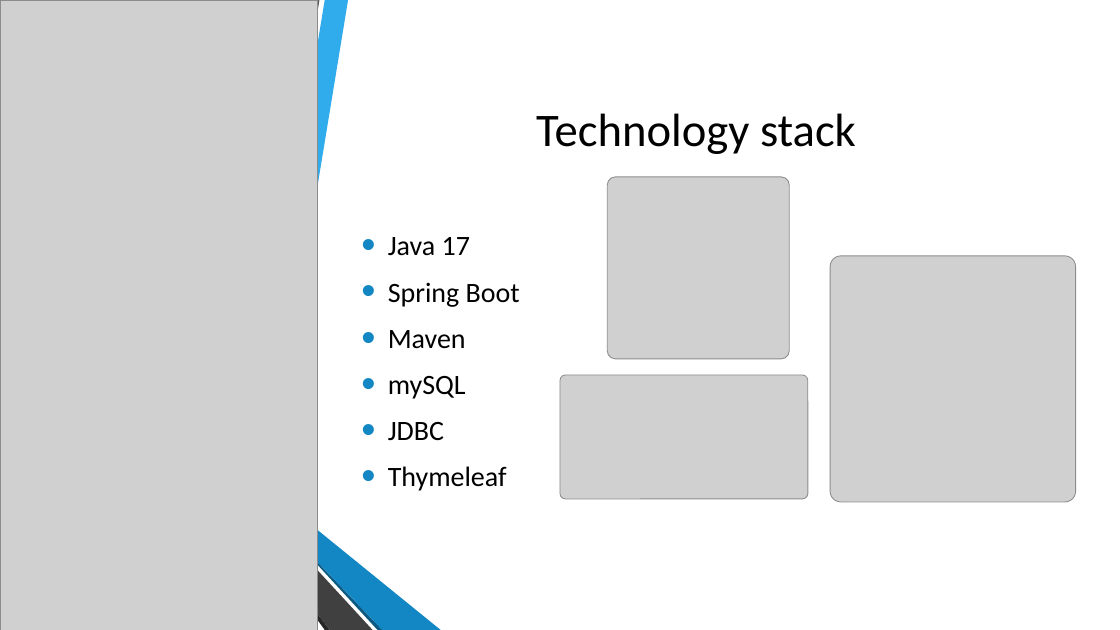
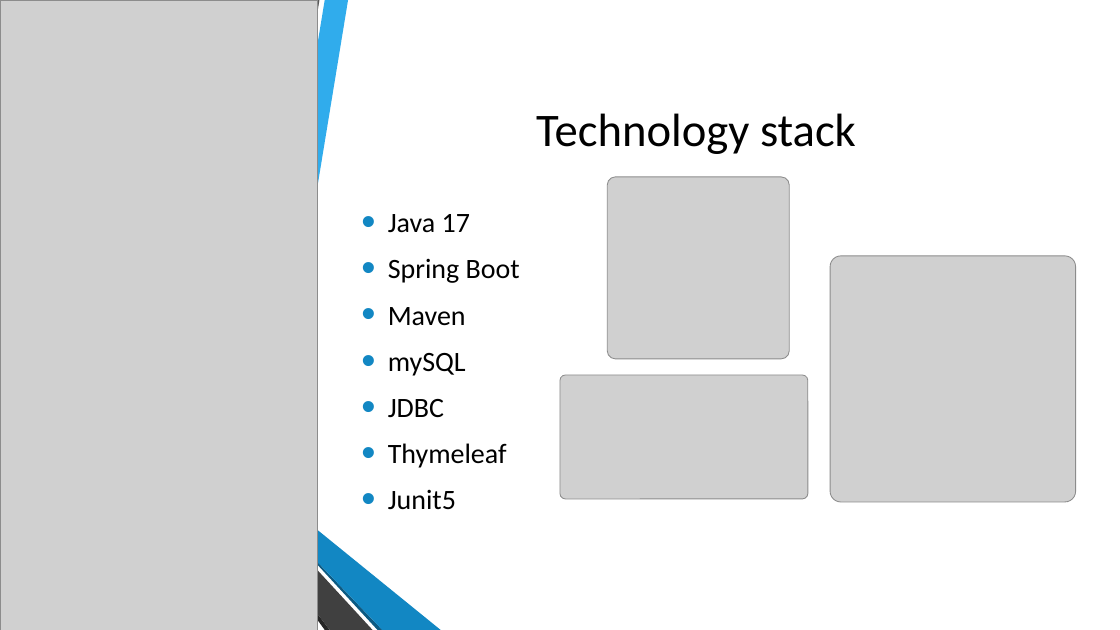
Before and after one commit to jarjc001/ConstellationLogger, a slide deck: slide 3 of Presentation/Jarjat-ConstellationLogger-Presentation.pptx. Drawn at 1120x630 pixels with LibreOffice and Linux fonts; fonts in the diff are those of the drawing; grey boxes stand for pictures; background and template pictures are left out. Boxes give left, top, right and bottom in pixels: in the first picture for what was removed or moved away, otherwise in the second. Text is boxed around its words. In the diff, an @@ line names an element or a change of style, - is before the commit and + after.

```diff
--- a/Presentation/Jarjat-ConstellationLogger-Presentation.pptx
+++ b/Presentation/Jarjat-ConstellationLogger-Presentation.pptx
@@ text at box(388, 489, 456, 510): paragraph added @@
+• Junit5
```
Also in this commit, not shown: 1 other slide changed, 1 slide removed, 2 other files.
